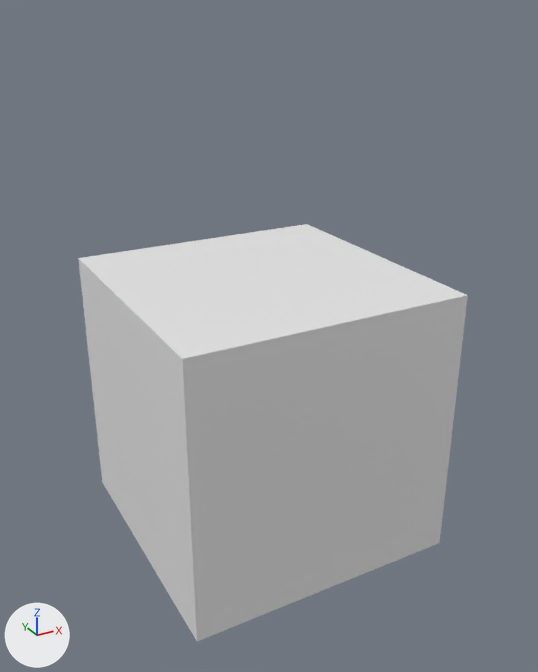
An edit to the Blender file ModelSources/building1.blend, drawn before and after from the same camera.
Camera for both pictures: a camera (50 mm lens) standing at (-112.0, -210.0, 182.0) and looking at (-2.0, -10.0, 82.0). Lighting does not change. The marker at lower left points along +X, +Y and +Z. Materials are left out; every surface is plain grey.
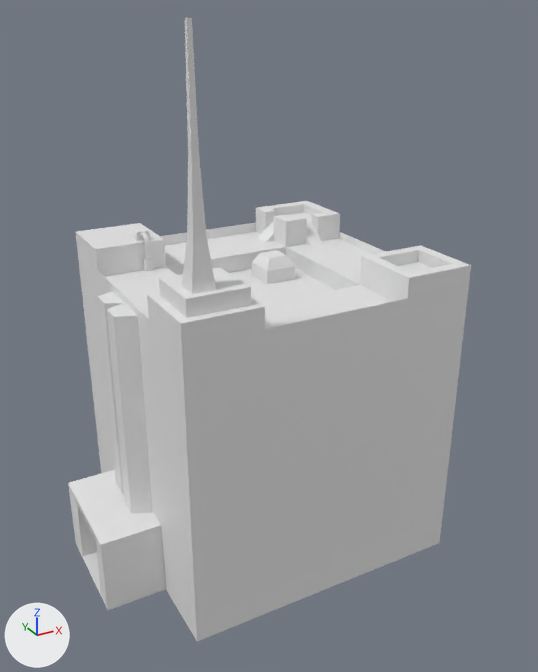
Commit message: building1 final model

Pixel boxes [x1, y1, x2, y2] of what changed, in the pictures (538 x 672 px):
'Cube', reshaped (49% taller)
    before: [78, 224, 468, 641]
    after: [68, 18, 471, 641]
part 1 of me_cube, added
    after: [68, 18, 471, 641]

What changed in the scene script:
```text
Change me_cube:
    used by ob_cube; location = (0.0, 0.0, 0.0)
    remove me_cube.from_pydata(...)  # 8 vertices, 6 faces; spans x -48.0..48.0, y -48.0..48.0, z 4.0..100.0
    add me_cube.from_pydata(...)  # 271 vertices, 251 faces; spans x -67.9..48.0, y -48.0..48.0, z 3.6..180.0
    me_cube part 1: 263 vertices added at x -67.9..48.0, y -48.0..48.0, z 3.6..180.0
```
